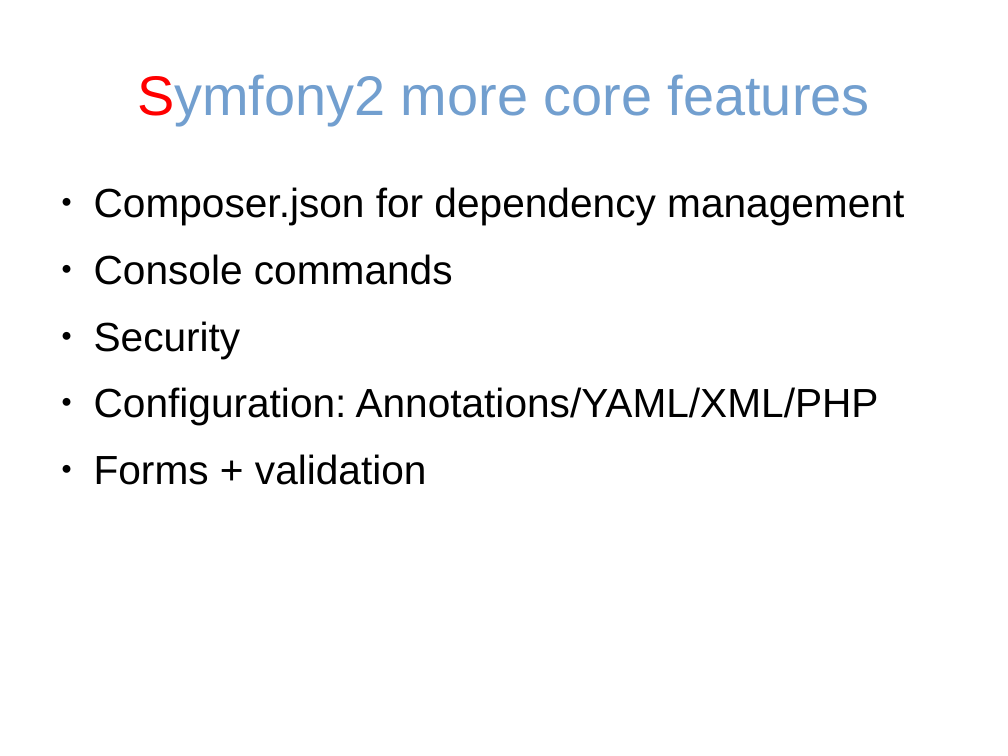
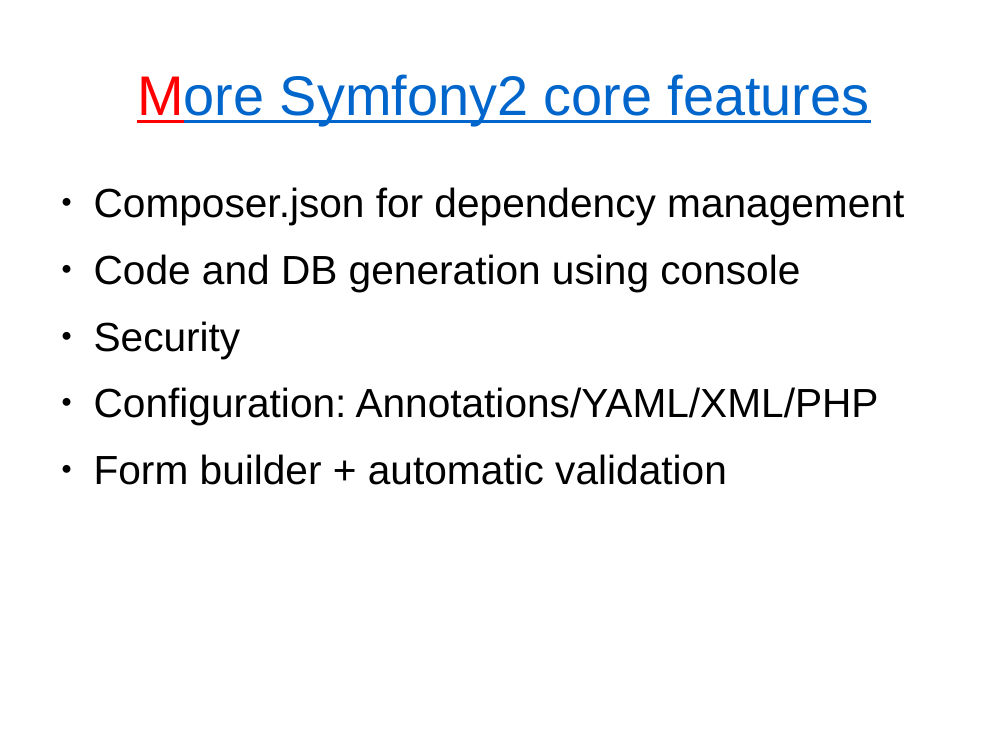
Before and after one commit to tautvilas/frameworks-lecture, a slide deck: slide 14 of doc/presentation.odp (slide 13 before the commit). Drawn at 1008x756 pixels with LibreOffice and Linux fonts; fonts in the diff are those of the drawing. Boxes give left, top, right and bottom in pixels: in the first picture for what was removed or moved away, otherwise in the second. Text is boxed around its words. In the diff, an @@ line names an element or a change of style, - is before the commit and + after.

```diff
--- a/doc/presentation.odp
+++ b/doc/presentation.odp
@@ title at (x1=137, y1=74, x2=870, y2=125): text changed; text colour #729FCF to #0066CC @@
-Symfony2 more core features
+More Symfony2 core features
@@ text at (x1=94, y1=254, x2=800, y2=292): text changed @@
-● Console commands
+● Code and DB generation using console
@@ text at (x1=94, y1=454, x2=727, y2=485): text changed @@
-● Forms + validation
+● Form builder + automatic validation
```
Also in this commit, not shown: 12 other slides changed, 2 slides added, 1 slide removed.
